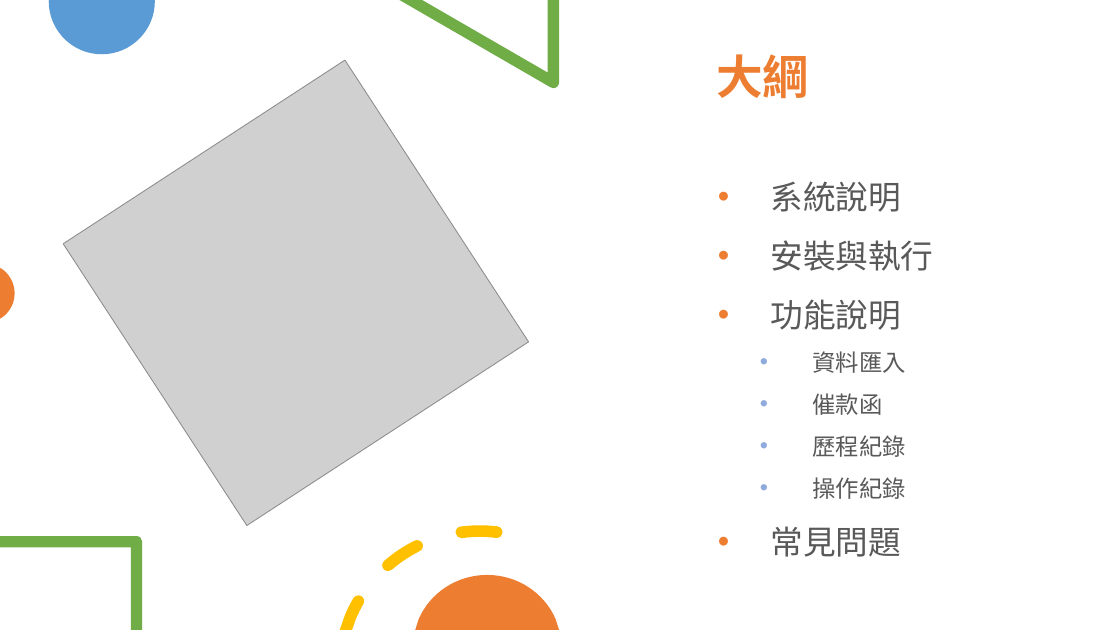
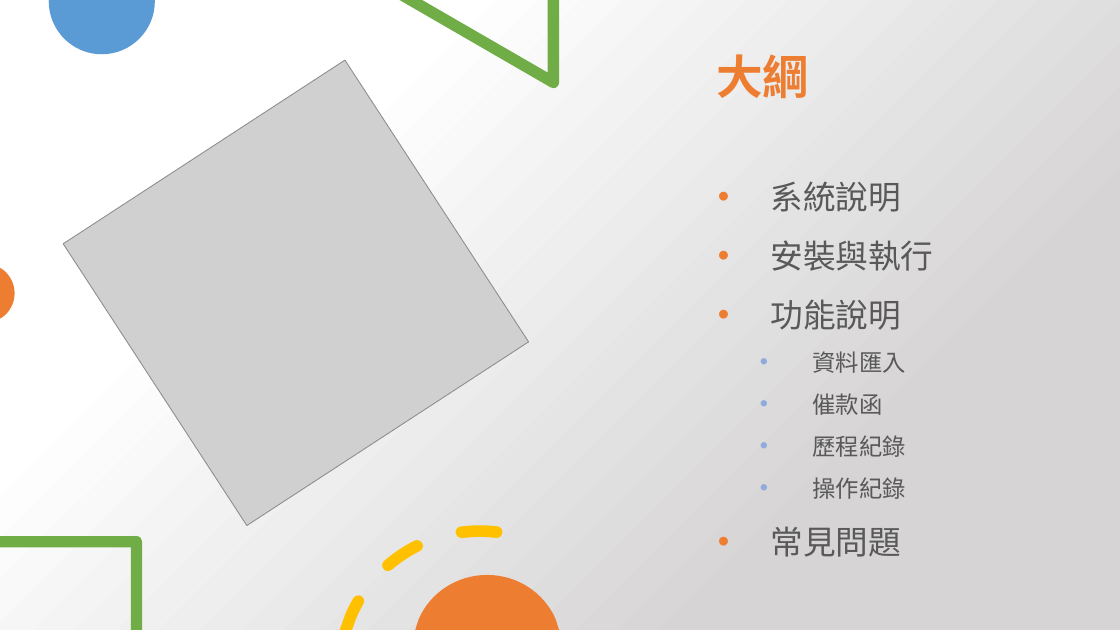
Before and after one commit to dpi627/SGS.LEGAL.DLS, a slide deck: slide 2 of Doc/系統文件/SD/UserManual/UserManual.pptx. Drawn at 1120x630 pixels with LibreOffice and Linux fonts; fonts in the diff are those of the drawing; grey boxes stand for pictures. Boxes give left, top, right and bottom in pixels: in the first picture for what was removed or moved away, otherwise in the second. Text is boxed around its words. In the diff, an @@ line names an element or a change of style, - is before the commit and + after.

```diff
--- a/Doc/系統文件/SD/UserManual/UserManual.pptx
+++ b/Doc/系統文件/SD/UserManual/UserManual.pptx
@@ background #FFFFFF to gradient #FFFFFF to #D6D4D4 @@
```
Also in this commit, not shown: 15 other slides changed, 1 other file.
